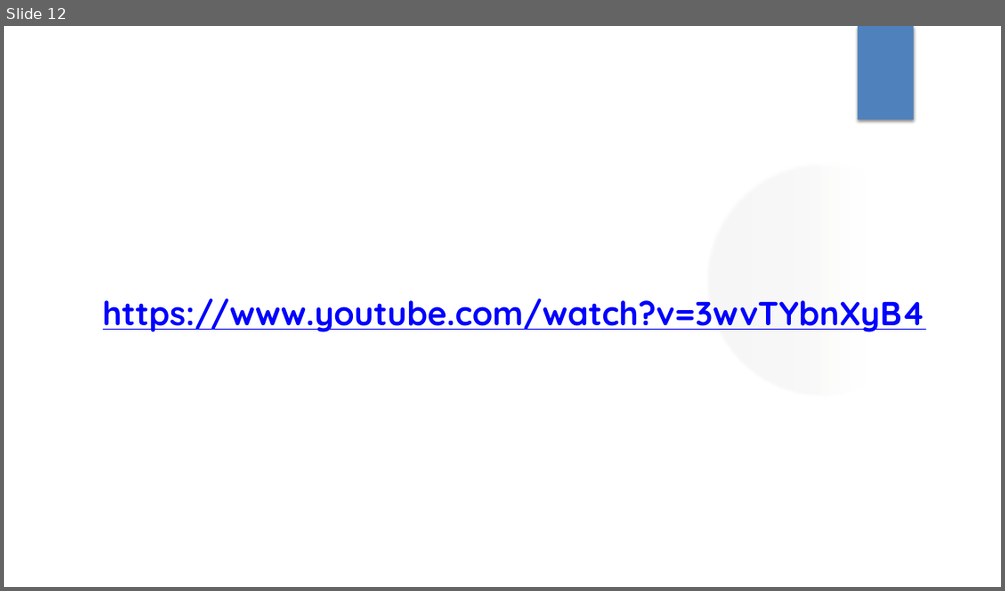
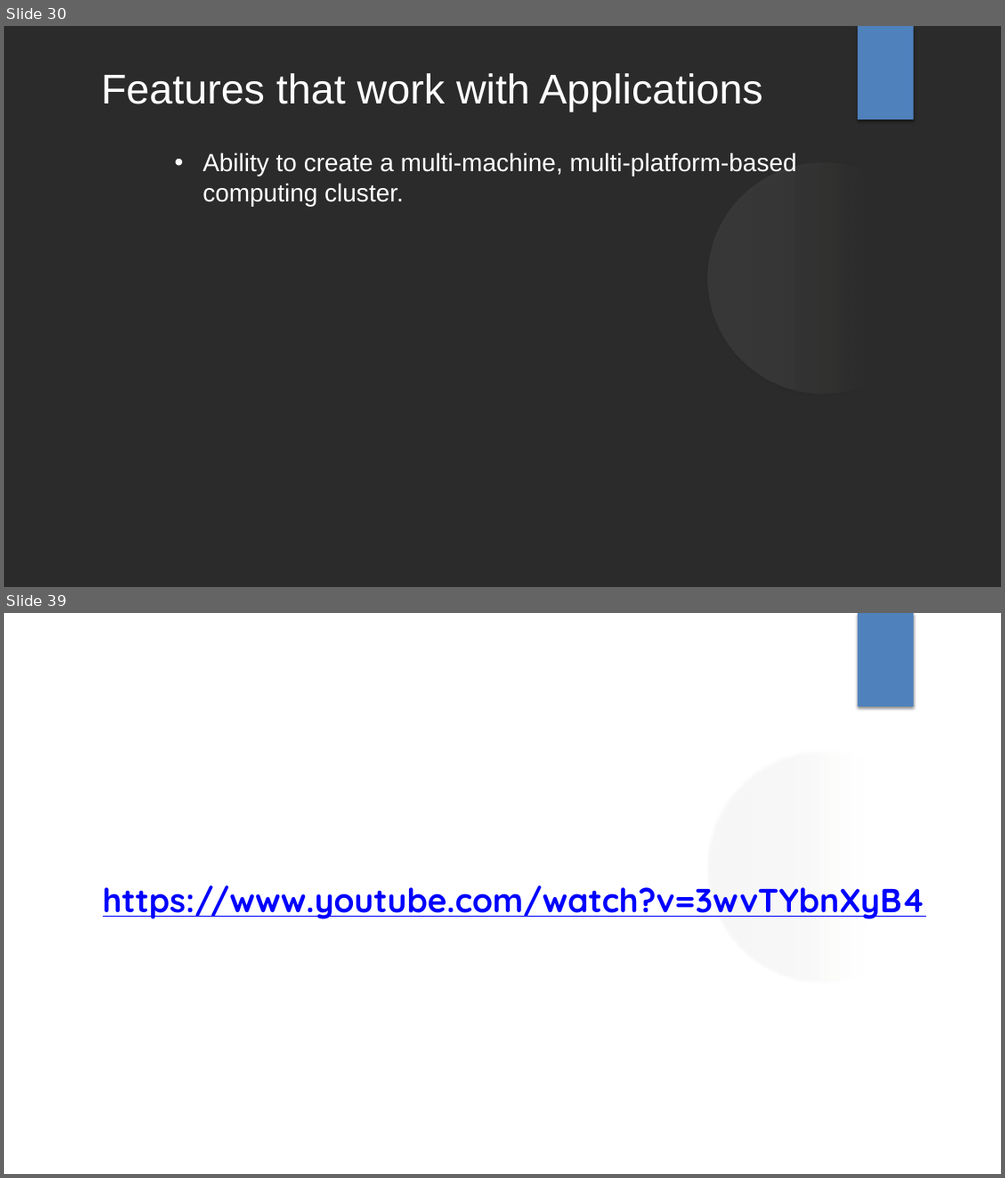
Before and after one commit to knight-coder-llc/net-403-ppt, a slide deck: Windows Server 2019.pptx. Shown one above the other, each under a label of ours: slide 12 before the commit, slides 30 and 39 after it; the slides between them are not shown. The pictures are 1005x591 and 1005x1178 pixels, drawn with LibreOffice and Linux fonts; fonts in the diff are those of the drawing; background and template pictures are left out; a plain dark background stands for a picture behind light text. Boxes give left, top, right and bottom in pixels: in the first picture for what was removed or moved away, otherwise in the second. Text is boxed around its words. In the diff, an @@ line names an element or a change of style, - is before the commit and + after.

```diff
--- a/Windows Server 2019.pptx
+++ b/Windows Server 2019.pptx
@@ slide 30 added at bbox=[4, 26, 1001, 587], background picture (left out); not listed: 2 template elements that a slide beside it also shows @@
@@ text added at bbox=[101, 73, 762, 112], 40 pt, text #FFFFFF @@
+Features that work with Applications
@@ text added at bbox=[202, 152, 797, 206], 24 pt, text #FFFFFF @@
+• Ability to create a multi-machine, multi-platform-based computing cluster.
@@ what was slide 12 is now slide 39 @@
```
Also in this commit, not shown: 3 slides changed, 28 other slides added, 1 slide removed.
